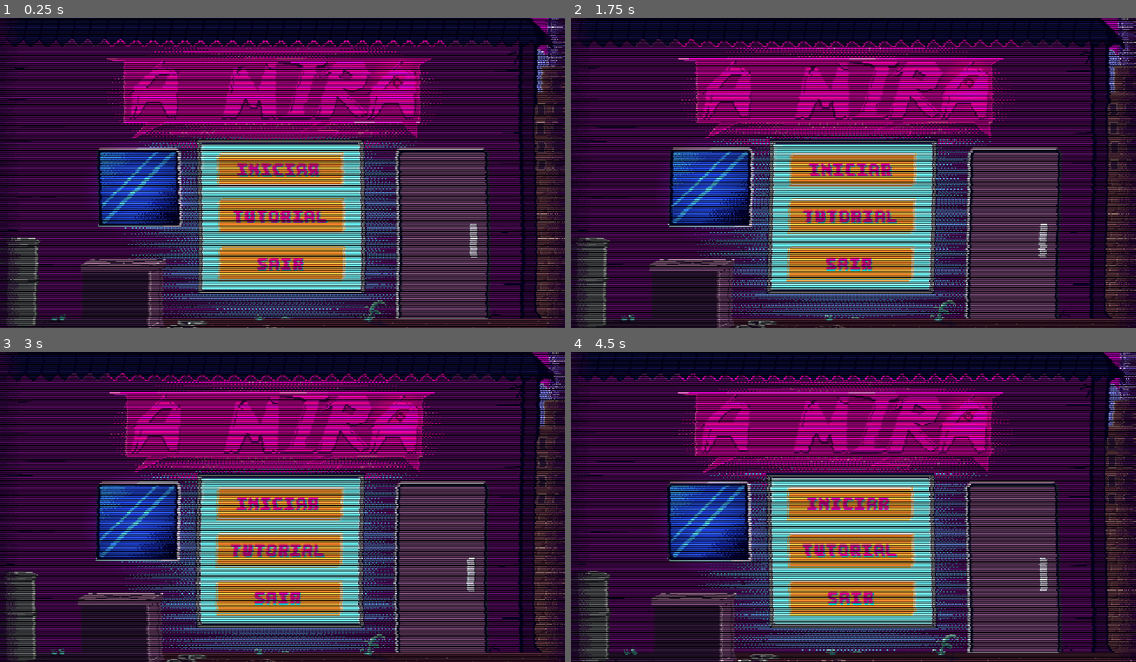
Above: before the commit, frames 1-4 (two rows, left to right).
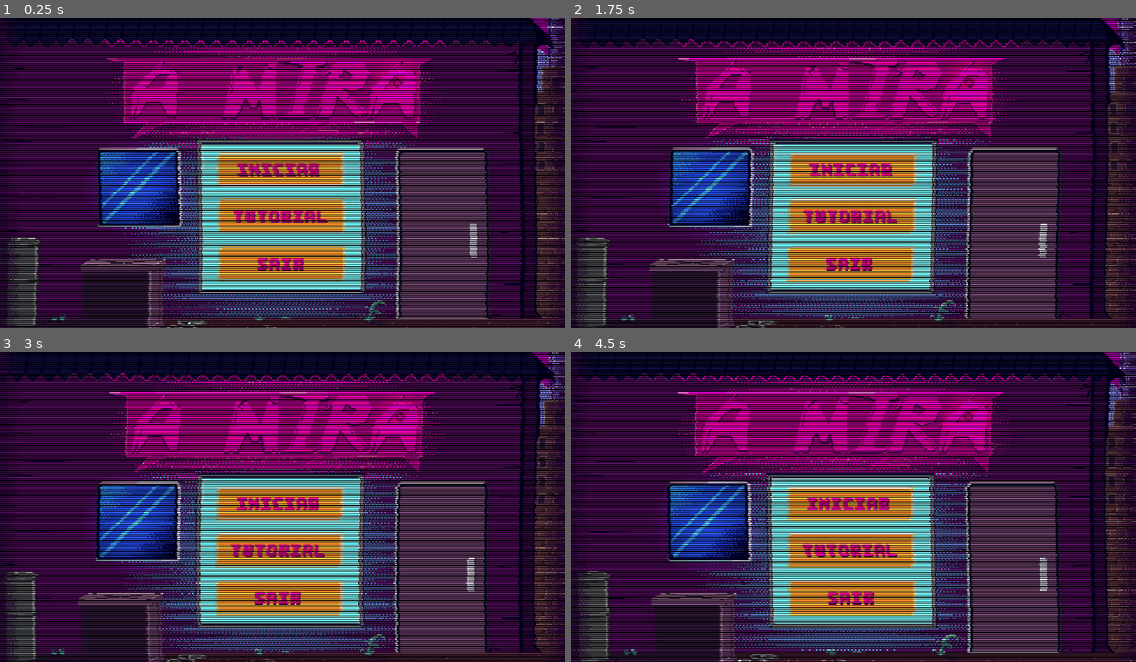
Above: after the commit, the same moments.

Repository: JwhnLwnnwn/Stand-de-tiro-Cyberpunk
Game: Godot game, scene res://scenes/menu.tscn
Two runs of this game, one before a commit and one after it. Both use one fixed random seed, a clock stepped at 60 frames per second and the inputs below.
Inputs (mouse positions are in pixels of both pictures, inside the frame that each line leads up to):
- Up to frame 1 (0.25 s): no input
- Up to frame 2 (1.75 s): click "INICIAR" at 0.5 s; click "INICIAR" at 1.25 s
- Up to frame 3 (3 s): move the mouse to (406, 491) at 2.02 s; hold D (move_right) 2.03-2.78 s; click (406, 491) at 2.1 s; move the mouse to (169, 522) at 2.77 s; hold S (move_down) from 2.78 s (still down); click (169, 522) at 2.85 s
- Up to frame 4 (4.5 s): move the mouse to (910, 438) at 3.52 s; release S (move_down) at 3.53 s; hold D (move_right) 3.53-4.28 s; click (910, 438) at 3.6 s; move the mouse to (825, 569) at 4.27 s; hold W (move_up) from 4.28 s (still down); click (825, 569) at 4.35 s

The runs differ from the first frame. In frame 1, 0.3% of the frame differs, in the area x 41-58%, y 47-82%; in frame 2, 0.3%; in frame 3, 0.3%; in frame 4, 0.4%.

Commit message:
devlog: tutorial scene adapted for MENU and PAUSE

Diff:
--- a/StandCypherpunkDemo/UI/theme/tema_personalizado.tres
+++ b/StandCypherpunkDemo/UI/theme/tema_personalizado.tres
@@ -8,7 +8,7 @@
 Button/font_sizes/font_size = 16
 Button/fonts/font = ExtResource("1_8iscx")
 Label/colors/font_color = Color(0.92156863, 0.06666667, 0.5411765, 1)
-Label/colors/font_shadow_color = Color(0.011764706, 0.7176471, 0.7294118, 1)
+Label/colors/font_shadow_color = Color(0.27058825, 0, 0.27058825, 1)
 Label/constants/shadow_offset_y = 1
 Label/constants/shadow_outline_size = 0
 Label/fonts/font = ExtResource("1_8iscx")
--- /dev/null
+++ b/StandCypherpunkDemo/scenes/tutorial_scene.gd
@@ -0,0 +1,74 @@
+extends CanvasLayer
+
+@onready var label = $back_btn/back_label
+@onready var click_sfx = $SFX
+var normal_tex = preload("res://UI/button/left_seta.png")
+var pressed_tex = preload("res://UI/button/pressed_left_btn.png")
+signal closed;
+
+enum Mode {
+	MENU,
+	PAUSE
+}
+
+var current_mode = Mode.MENU
+
+func _ready() -> void:
+	process_mode = Node.PROCESS_MODE_ALWAYS
+	visible = false
+	print(label)
+	print(label.texture)
+
+func show_tutorial(mode) -> void:
+	current_mode = mode
+	visible = true
+
+	for child in get_children():
+		if child is CanvasItem:
+			child.modulate.a = 0.0
+
+	await get_tree().process_frame
+
+	# O efeito de piscar apenas no sprite2D -> TODO: Alterar isso para funcionar nos containers (esperando os sprites)
+	for child in get_children():
+		if child is Sprite2D:
+			await _blink_node(child)
+
+	for child in get_children():
+		if child is CanvasItem and not (child is Sprite2D):
+			_fade_in(child)
+
+func _blink_node(node: CanvasItem) -> void:
+	var tween = create_tween()
+	tween.set_loops(3)
+	tween.tween_property(node, "modulate:a", 1.0, 0.15)
+	tween.tween_property(node, "modulate:a", 0.0, 0.15)
+	await tween.finished
+	node.modulate.a = 1.0
+
+func _fade_in(node: CanvasItem) -> void:
+	var tween = create_tween()
+	tween.tween_property(node, "modulate:a", 1.0, 0.5)
+
+
+func _on_back_btn_pressed() -> void:
+	label.texture = pressed_tex
+	label.scale = Vector2(0.95, 0.95)
+
+	click_sfx.play()
+
+func _on_back_btn_button_up():
+	await get_tree().create_timer(0.1).timeout
+	label.texture = normal_tex
+	label.texture = normal_tex
+	var tween = create_tween()
+	tween.tween_property(label, "scale", Vector2(1,1), 0.1)
+
+# Essa tela de tutorial aparece tanto em MENU como PAUSE
+	match current_mode:
+		Mode.MENU:
+			visible = false
+
+		Mode.PAUSE:
+			visible = false
+	emit_signal("closed")
--- a/StandCypherpunkDemo/scenes/tutorial_scene.tscn
+++ b/StandCypherpunkDemo/scenes/tutorial_scene.tscn
@@ -1,9 +1,14 @@
 [gd_scene format=3 uid="uid://b7ti8xcwbjkdu"]
 
-[ext_resource type="Texture2D" uid="uid://cxoe7hlqqys3u" path="res://assets/screens/tela_tutorial.png" id="1_jelwi"]
+[ext_resource type="Script" uid="uid://d3s2pcs4kttpg" path="res://scenes/tutorial_scene.gd" id="1_urufc"]
 [ext_resource type="Theme" uid="uid://dm5vtt7gncpsa" path="res://UI/theme/tema_personalizado.tres" id="2_urufc"]
+[ext_resource type="Texture2D" uid="uid://bqq02ts3lhu38" path="res://assets/screens/tela_tutorial_bg.png" id="2_yf4vk"]
+[ext_resource type="Texture2D" uid="uid://dn5daoufirk4f" path="res://UI/button/back_btn.png" id="4_tbeqj"]
+[ext_resource type="Texture2D" uid="uid://cywoggs3nvxo7" path="res://UI/button/left_seta.png" id="5_k7w8g"]
+[ext_resource type="AudioStream" uid="uid://bk6hi1hjb6r2p" path="res://UI/button/computer_click.mp3" id="6_k7w8g"]
 
 [node name="TutorialScene" type="CanvasLayer" unique_id=323802088]
+script = ExtResource("1_urufc")
 
 [node name="ColorRect" type="ColorRect" parent="." unique_id=1923282918]
 anchors_preset = 15
@@ -11,48 +16,81 @@
 anchor_bottom = 1.0
 grow_horizontal = 2
 grow_vertical = 2
-color = Color(0.033853278, 0.033853278, 0.033853274, 0.09019608)
+color = Color(0.3254902, 0.16078432, 0.3254902, 0.41960785)
 
 [node name="TelaTutorial" type="Sprite2D" parent="." unique_id=991101062]
 position = Vector2(320, 180)
-texture = ExtResource("1_jelwi")
+texture = ExtResource("2_yf4vk")
 
-[node name="Shoot" type="Label" parent="TelaTutorial" unique_id=111261209]
-offset_left = -99.0
-offset_top = -121.0
-offset_right = 163.0
-offset_bottom = -98.0
+[node name="Shoot" type="Label" parent="." unique_id=111261209]
+offset_left = 221.0
+offset_top = 59.0
+offset_right = 483.0
+offset_bottom = 82.0
 theme = ExtResource("2_urufc")
 theme_override_font_sizes/font_size = 9
 text = "USE O MOUSE PARA OLHAR E ATIRAR"
 vertical_alignment = 1
 
-[node name="Movement" type="Label" parent="TelaTutorial" unique_id=381970434]
-offset_left = -100.0
-offset_top = -66.0
-offset_right = 162.0
-offset_bottom = -43.0
+[node name="Movement" type="Label" parent="." unique_id=381970434]
+offset_left = 220.0
+offset_top = 114.0
+offset_right = 482.0
+offset_bottom = 137.0
 theme = ExtResource("2_urufc")
 theme_override_font_sizes/font_size = 9
 text = "USE WASD PARA CAMINHAR"
 vertical_alignment = 1
 
-[node name="Interact" type="Label" parent="TelaTutorial" unique_id=1348968629]
-offset_left = -100.0
-offset_top = -11.0
-offset_right = 162.0
-offset_bottom = 12.0
+[node name="Interact" type="Label" parent="." unique_id=1348968629]
+offset_left = 220.0
+offset_top = 169.0
+offset_right = 482.0
+offset_bottom = 192.0
 theme = ExtResource("2_urufc")
 theme_override_font_sizes/font_size = 9
-text = "use e para interagir"
+text = "USE E PARA INTERAGIR"
 vertical_alignment = 1
 
-[node name="Pause" type="Label" parent="TelaTutorial" unique_id=649536759]
-offset_left = -99.0
-offset_top = 44.0
-offset_right = 163.0
-offset_bottom = 67.0
+[node name="Pause" type="Label" parent="." unique_id=649536759]
+offset_left = 221.0
+offset_top = 224.0
+offset_right = 483.0
+offset_bottom = 247.0
 theme = ExtResource("2_urufc")
 theme_override_font_sizes/font_size = 9
-text = "use esc para pausar"
+text = "USE ESC PARA PAUSAR"
 vertical_alignment = 1
+
+[node name="back_btn" type="TextureButton" parent="." unique_id=1508193926]
+clip_contents = true
+custom_minimum_size = Vector2(32, 20)
+offset_left = 156.0
+offset_top = 266.0
+offset_right = 188.0
+offset_bottom = 286.0
+
+[node name="TextureRect" type="TextureRect" parent="back_btn" unique_id=2120649811]
+custom_minimum_size = Vector2(32, 20)
+layout_mode = 0
+offset_top = -6.0
+offset_right = 32.0
+offset_bottom = 26.0
+texture = ExtResource("4_tbeqj")
+expand_mode = 3
+stretch_mode = 3
+
+[node name="back_label" type="TextureRect" parent="back_btn" unique_id=80711081]
+layout_mode = 0
+offset_top = -5.0
+offset_right = 32.0
+offset_bottom = 27.0
+texture = ExtResource("5_k7w8g")
+
+[node name="SFX" type="AudioStreamPlayer" parent="." unique_id=1841878002]
+stream = ExtResource("6_k7w8g")
+bus = &"UI Sfx"
+
+[connection signal="closed" from="." to="." method="_on_closed"]
+[connection signal="button_up" from="back_btn" to="." method="_on_back_btn_button_up"]
+[connection signal="pressed" from="back_btn" to="." method="_on_back_btn_pressed"]
Not shown, added: StandCypherpunkDemo/scenes/tutorial_scene.gd.uid
